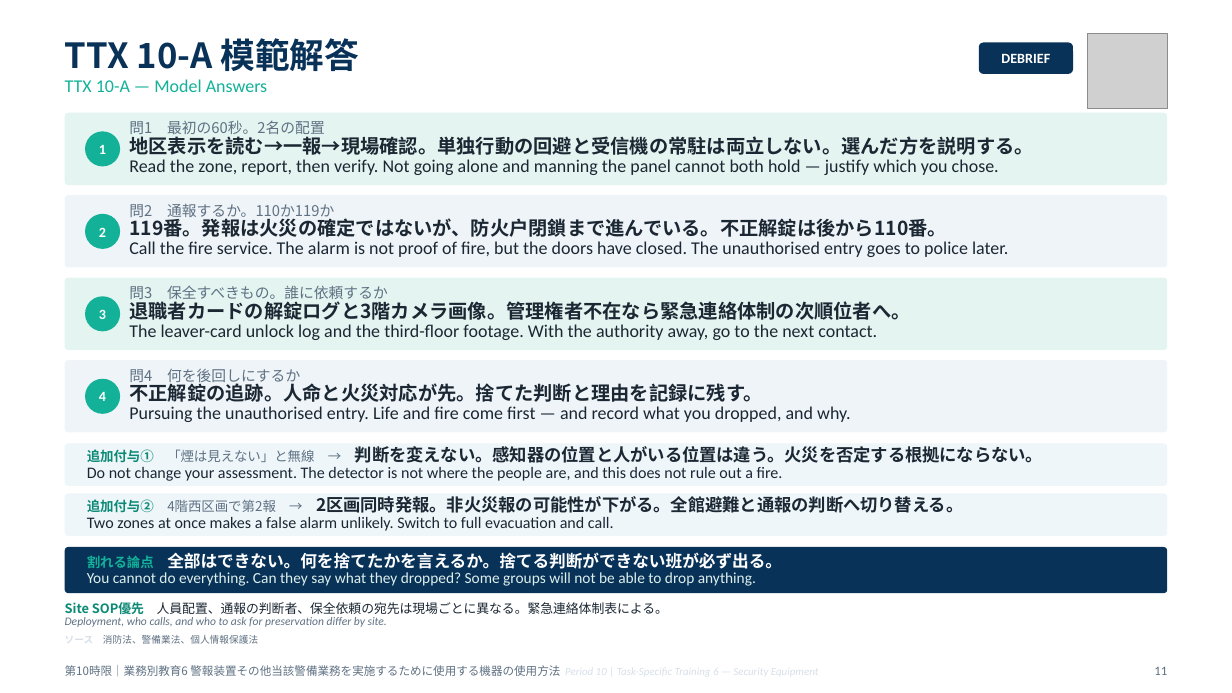
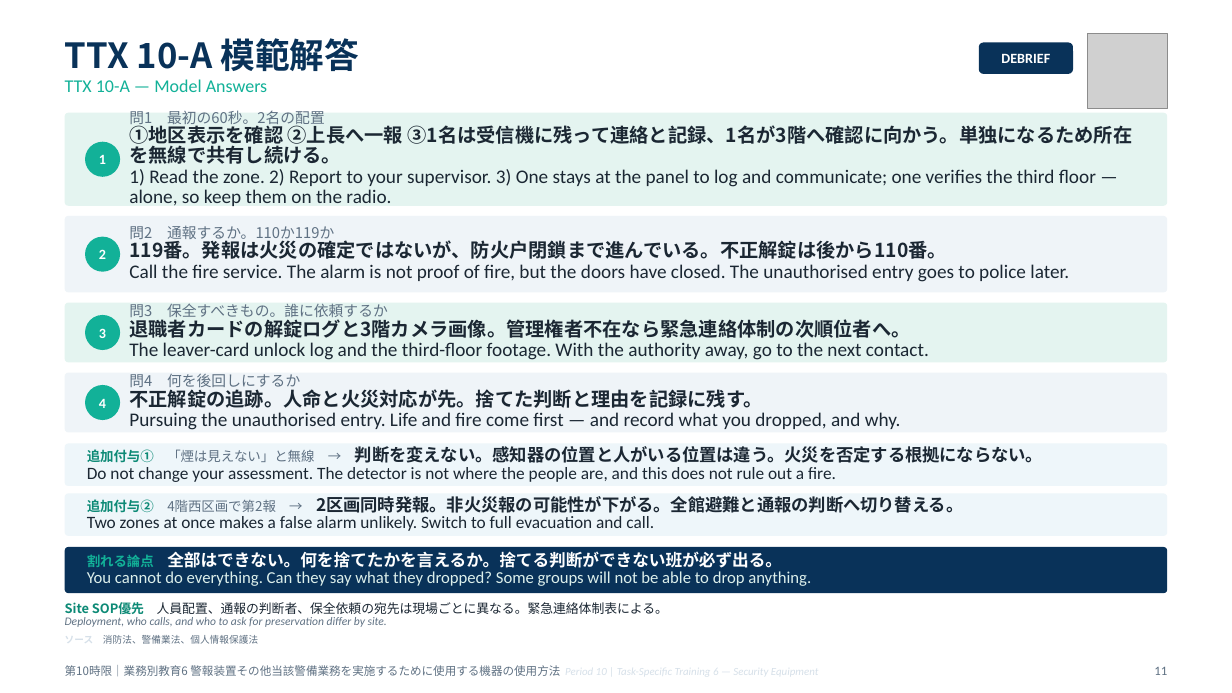
Before and after one commit to hrsmhiroshi-cpu/Training-, a slide deck: slide 11 of decks/06_10限_機器と総括.pptx. Drawn at 1232x693 pixels with LibreOffice and Linux fonts; fonts in the diff are those of the drawing; grey boxes stand for pictures. Boxes give left, top, right and bottom in pixels: in the first picture for what was removed or moved away, otherwise in the second. Text is boxed around its words. In the diff, an @@ line names an element or a change of style, - is before the commit and + after.

```diff
--- a/decks/06_10限_機器と総括.pptx
+++ b/decks/06_10限_機器と総括.pptx
@@ rounded rectangle: place and size @@
-rounded rectangle at bbox=[65, 113, 1167, 185]
+rounded rectangle at bbox=[65, 113, 1167, 206]
@@ text "1": place and size @@
-text "1" at bbox=[99, 145, 106, 154]
+text "1" at bbox=[99, 155, 106, 164]
@@ ellipse: place and size @@
-ellipse at bbox=[85, 131, 120, 166]
+ellipse at bbox=[85, 141, 120, 177]
@@ text at bbox=[129, 122, 1133, 206]: text changed; size 14 to 15 pt @@
-地区表示を読む→一報→現場確認。単独行動の回避と受信機の常駐は両立しない。選んだ方を説明する。
-Read the zone, report, then verify. Not going alone and manning the panel cannot both hold — justify which you chose.
+①地区表示を確認 ②上長へ一報 ③1名は受信機に残って連絡と記録、1名が3階へ確認に向かう。単独になるため所在を無線で共有し続ける。
+1) Read the zone. 2) Report to your supervisor. 3) One stays at the panel to log and communicate; one verifies the third floor — alone, so keep them on the radio.
@@ proportions changed in 4 elements at bbox=[65, 372, 1167, 433], bbox=[65, 113, 1167, 206], bbox=[65, 302, 1167, 362], bbox=[65, 216, 1167, 293] @@
@@ rounded rectangle: place and size @@
-rounded rectangle at bbox=[65, 195, 1167, 267]
+rounded rectangle at bbox=[65, 216, 1167, 293]
@@ text "2": place and size @@
-text "2" at bbox=[99, 227, 106, 237]
+text "2" at bbox=[99, 249, 106, 259]
@@ ellipse: place and size @@
-ellipse at bbox=[85, 213, 120, 249]
+ellipse at bbox=[85, 237, 120, 272]
@@ text "問2 通報するか。110か119か": place and size @@
-text "問2 通報するか。110か119か" at bbox=[129, 203, 947, 237]
+text "問2 通報するか。110か119か" at bbox=[129, 225, 1069, 282]
@@ text at bbox=[129, 264, 1069, 282]: size 14 to 15 pt in "Call the fire service. The alarm is ..." @@
@@ rounded rectangle: place and size @@
-rounded rectangle at bbox=[65, 277, 1167, 349]
+rounded rectangle at bbox=[65, 302, 1167, 362]
@@ text "3": place and size @@
-text "3" at bbox=[99, 309, 106, 319]
+text "3" at bbox=[99, 328, 106, 338]
@@ ellipse: place and size @@
-ellipse at bbox=[85, 297, 120, 332]
+ellipse at bbox=[85, 315, 120, 350]
@@ text "問3 保全すべきもの。誰に依頼するか": place and size @@
-text "問3 保全すべきもの。誰に依頼するか" at bbox=[129, 285, 910, 340]
+text "問3 保全すべきもの。誰に依頼するか" at bbox=[129, 303, 929, 360]
@@ text at bbox=[129, 342, 929, 360]: size 14 to 15 pt in "The leaver-card unlock log and the third-floor ..." @@
@@ rounded rectangle: place and size @@
-rounded rectangle at bbox=[65, 360, 1167, 433]
+rounded rectangle at bbox=[65, 372, 1167, 433]
@@ text "4": place and size @@
-text "4" at bbox=[99, 392, 106, 401]
+text "4" at bbox=[99, 399, 106, 408]
@@ ellipse: place and size @@
-ellipse at bbox=[85, 379, 120, 414]
+ellipse at bbox=[85, 385, 120, 421]
@@ text at bbox=[129, 412, 901, 430]: size 14 to 15 pt in "Pursuing the unauthorised entry. Life and fire ..." @@
@@ text at bbox=[87, 467, 836, 482]: size 12.5 to 13.5 pt in "Do not change your assessment. The detector ..." @@
@@ text at bbox=[87, 516, 654, 531]: size 12.5 to 13.5 pt in "Two zones at once makes a false ..." @@
@@ text at bbox=[87, 571, 811, 586]: size 12 to 13 pt in "You cannot do everything. Can they say ..." @@
```
Also in this commit, not shown: 16 other slides changed, 17 other files.
